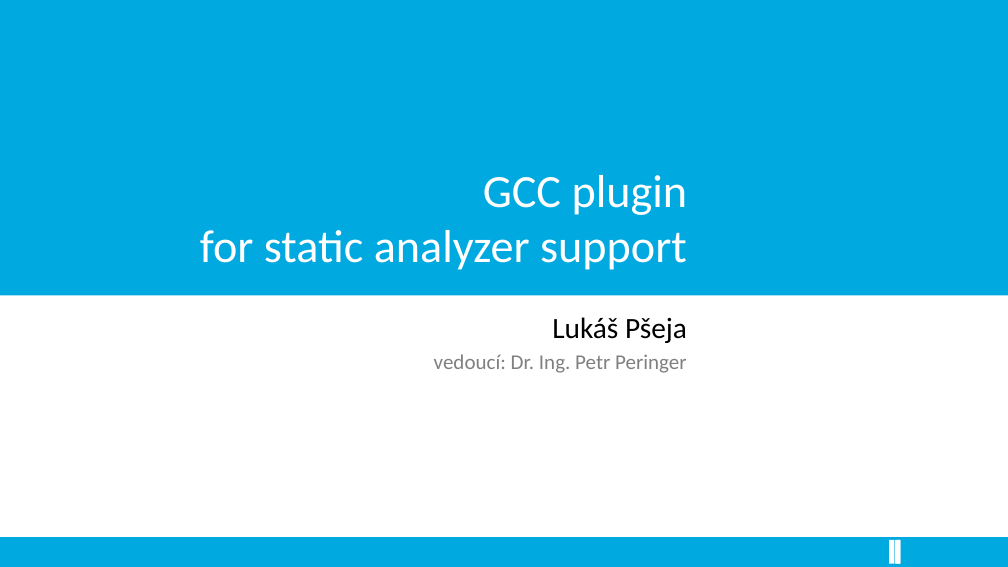
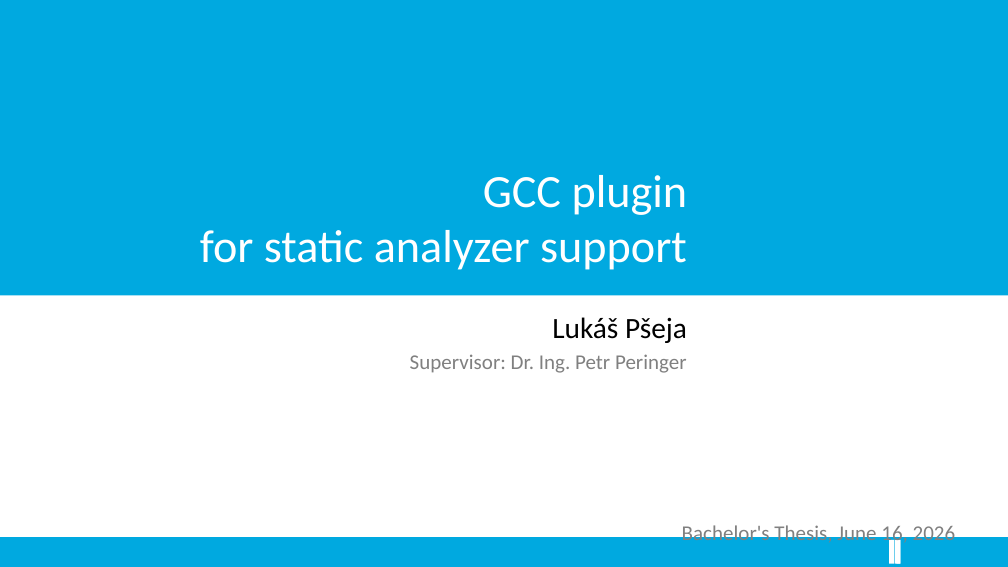
Before and after one commit to pseja/gcc-plugin-for-static-analyzer-support, a slide deck: slide 1 of xpsejal00-gcc-plugin-for-static-analyzer-support.odp. Drawn at 1008x567 pixels with LibreOffice and Linux fonts; fonts in the diff are those of the drawing; background and template pictures are left out. Boxes give left, top, right and bottom in pixels: in the first picture for what was removed or moved away, otherwise in the second. Text is boxed around its words. In the diff, an @@ line names an element or a change of style, - is before the commit and + after.

```diff
--- a/xpsejal00-gcc-plugin-for-static-analyzer-support.odp
+++ b/xpsejal00-gcc-plugin-for-static-analyzer-support.odp
@@ subtitle at (x1=410, y1=354, x2=687, y2=373): text changed @@
-vedoucí: Dr. Ing. Petr Peringer
+Supervisor: Dr. Ing. Petr Peringer
@@ text added at (x1=682, y1=523, x2=956, y2=547), 20 pt, text #808080 @@
+Bachelor's Thesis, June 16, 2026
```
Also in this commit, not shown: 5 other slides changed, 6 slides added, 1 slide removed, 25 other files.
